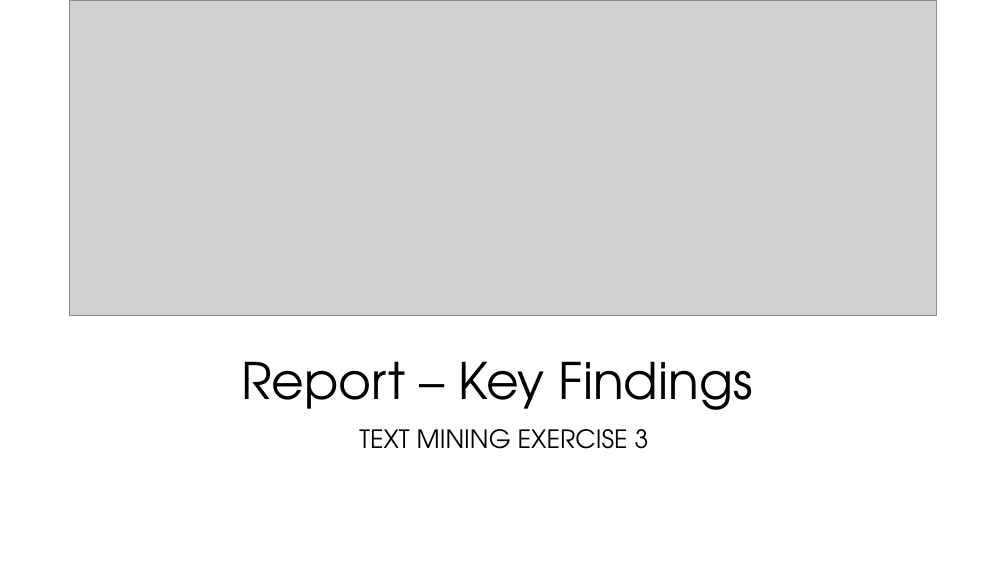
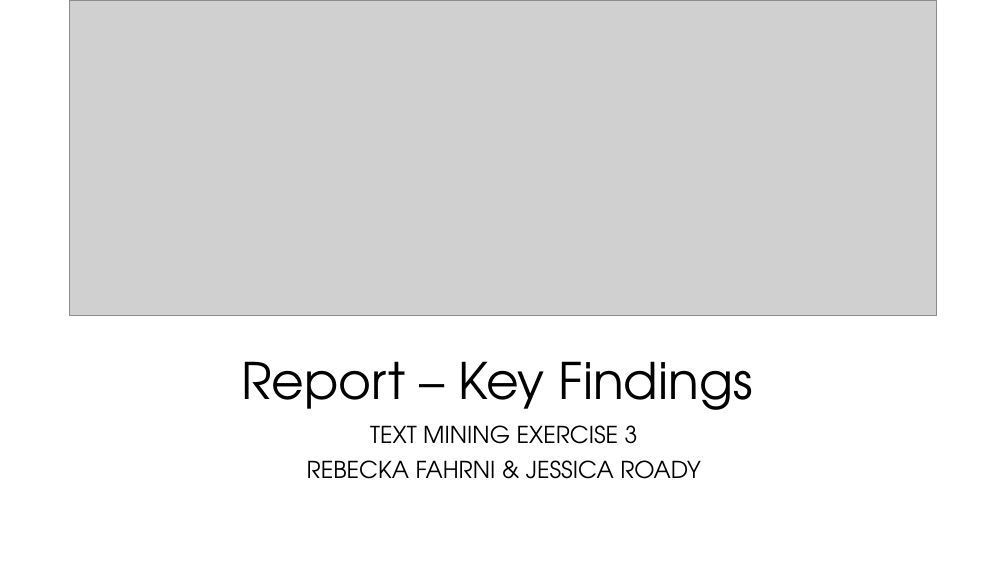
Before and after one commit to rfahrn/Exercise_3, a slide deck: slide 1 of Report – Key Findings.pptx. Drawn at 1008x567 pixels with LibreOffice and Linux fonts; fonts in the diff are those of the drawing; grey boxes stand for pictures. Boxes give left, top, right and bottom in pixels: in the first picture for what was removed or moved away, otherwise in the second. Text is boxed around its words. In the diff, an @@ line names an element or a change of style, - is before the commit and + after.

```diff
--- a/Report – Key Findings.pptx
+++ b/Report – Key Findings.pptx
@@ subtitle at [370, 425, 638, 444]: size 24 to 22.2 pt in "TEXT MINING EXERCISE 3"; line spacing 1 to 0.9 @@
@@ subtitle at [307, 460, 701, 479]: paragraph added @@
+REBECKA FAHRNI & JESSICA ROADY
```
Also in this commit, not shown: 10 other slides changed, 1 other file.
